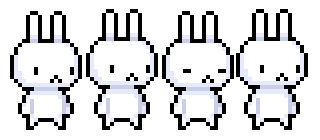
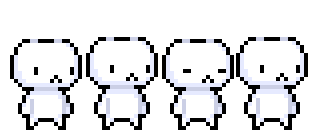
Comparing the layer stacks of the two 320×140 images. Changes:
painted on "Camada 4" over [252, 9, 292, 37]
painted on "Camada 6" over [178, 11, 218, 39]
painted on "Camada 5" over [102, 9, 142, 37]
painted on "Camada 1" over [26, 11, 66, 39]
